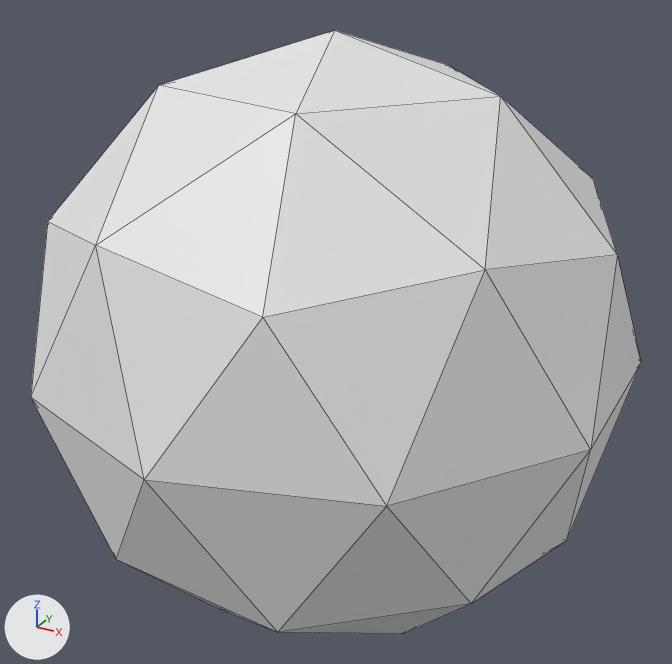
Two versions of the OBJ model game/assets/models/ice_orb.obj, one commit apart.
The view is the same before and after, from a camera (50 mm lens) standing at (3.4, -6.17, 5.58) and looking at (0.0, 0.02, 2.49). Arrows for +X, +Y and +Z are at lower left; the lights stay in place. Mesh edges are drawn as thin lines. Where no turn or scale is listed for an object, it has been applied to the vertices.

The first picture shows 'ice'.
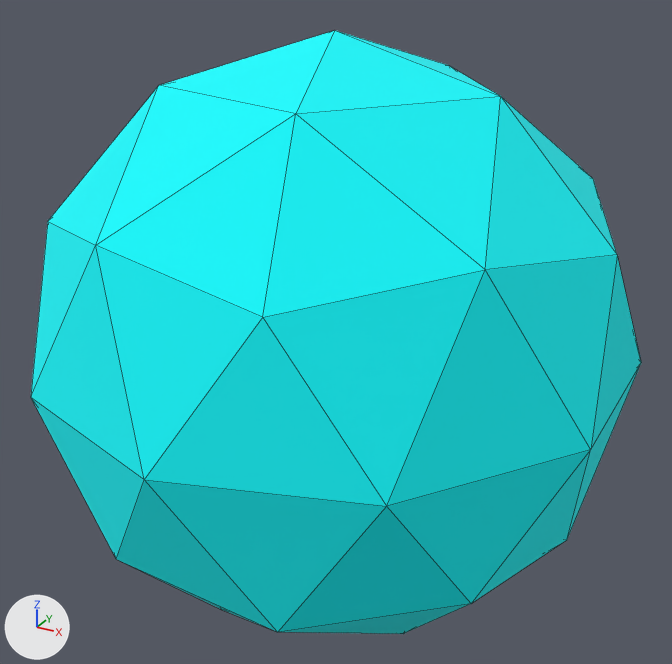
Commit message: lich orb

Where the change shows, as pixel boxes [x1, y1, x2, y2] in the pictures (672 x 664 px):
'ice', recoloured (white to cyan)
    both: [31, 30, 641, 634]

The change in detail:
Picture 'orb_ice.png' (img_orb_ice_png) is new.
Material 'lambert3SG' (mat_lambert3sg) is new.
Its texture is img_orb_ice_png.
Its roughness is 1.0.
me_ice has 42 vertices, 80 faces and spans x -2.32..2.32, y -2.44..2.44, z 0.0..4.87.
me_ice now uses material mat_lambert3sg (picture img_orb_ice_png).
